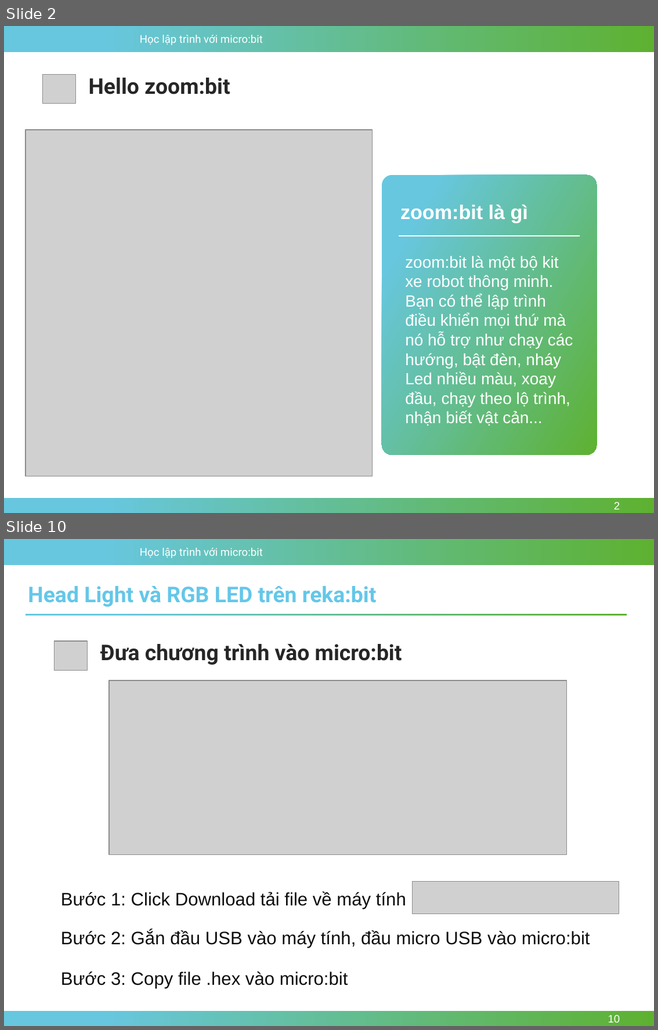
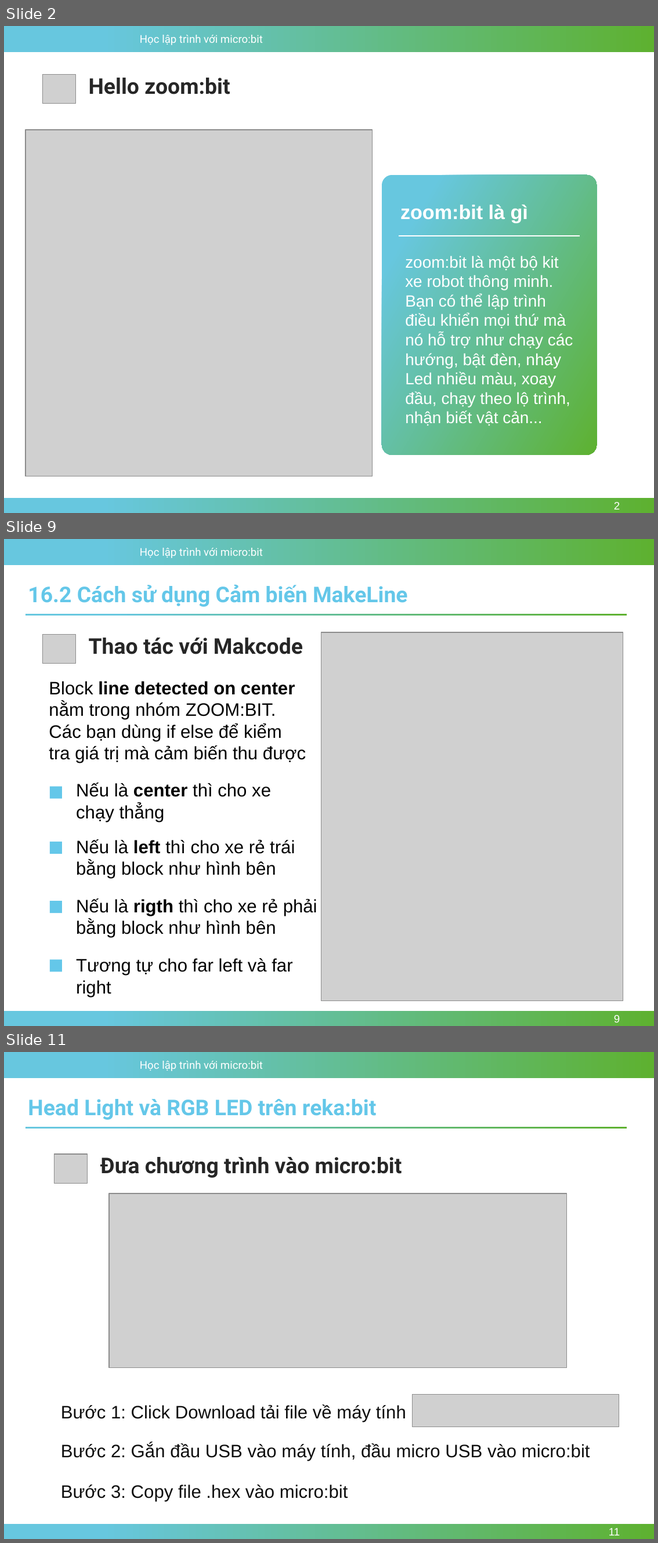
Before and after one commit to nhannn87dn/Learn-microbit, a slide deck: Lessions/Bai-16-Maker-Line-Sensor/Bai-16-Maker-Line-Sensor.pptx. Shown one above the other, each under a label of ours: slides 2 and 10 before the commit, slides 2, 9 and 11 after it; the slides between them are not shown. The pictures are 658x1030 and 658x1543 pixels, drawn with LibreOffice and Linux fonts; fonts in the diff are those of the drawing; grey boxes stand for pictures; background and template pictures are left out. Boxes give left, top, right and bottom in pixels: in the first picture for what was removed or moved away, otherwise in the second. Text is boxed around its words. In the diff, an @@ line names an element or a change of style, - is before the commit and + after.

```diff
--- a/Lessions/Bai-16-Maker-Line-Sensor/Bai-16-Maker-Line-Sensor.pptx
+++ b/Lessions/Bai-16-Maker-Line-Sensor/Bai-16-Maker-Line-Sensor.pptx
@@ slide 9 added at (4, 539, 654, 1026), background #FFFFFF; not listed: 3 template elements that a slide beside it also shows @@
@@ text added at (28, 584, 408, 607), 24 pt, text #64C7E9, bold @@
+16.2 Cách sử dụng Cảm biến MakeLine
@@ rectangle added at (25, 614, 626, 616), fill gradient #67C7DF to #5EB130 @@
@@ picture added at (42, 635, 75, 664) @@
@@ text added at (89, 638, 303, 654), 24 pt, text #262626, bold @@
+Thao tác với Makcode
@@ picture added at (321, 632, 623, 1001) @@
@@ text added at (49, 681, 306, 763), 20 pt, text #000000 @@
+Block line detected on center nằm trong nhóm ZOOM:BIT. Các bạn dùng if else để kiểm tra giá trị mà cảm biến thu được
@@ rectangle added at (49, 787, 62, 799), fill #64C7E9 @@
@@ text added at (76, 783, 271, 822), 20 pt, text #000000 @@
+Nếu là center thì cho xe chạy thẳng
@@ rectangle added at (49, 842, 62, 854), fill #64C7E9 @@
@@ text added at (76, 839, 295, 878), 20 pt, text #000000 @@
+Nếu là left thì cho xe rẻ trái bằng block như hình bên
@@ rectangle added at (49, 901, 62, 913), fill #64C7E9 @@
@@ text added at (76, 899, 317, 938), 20 pt, text #000000 @@
+Nếu là rigth thì cho xe rẻ phải bằng block như hình bên
@@ rectangle added at (49, 960, 62, 972), fill #64C7E9 @@
@@ text added at (76, 958, 292, 997), 20 pt, text #000000 @@
+Tương tự cho far left và far right
@@ page number added at (614, 1015, 619, 1023), 12 pt, text #FFFFFF @@
+9
@@ what was slide 10 is now slide 11 @@
@@ page number at (608, 1528, 619, 1536): text changed @@
-10
+11
```
Also in this commit, not shown: 3 slides changed, 8 other slides added, 7 slides removed, 2 other files.
